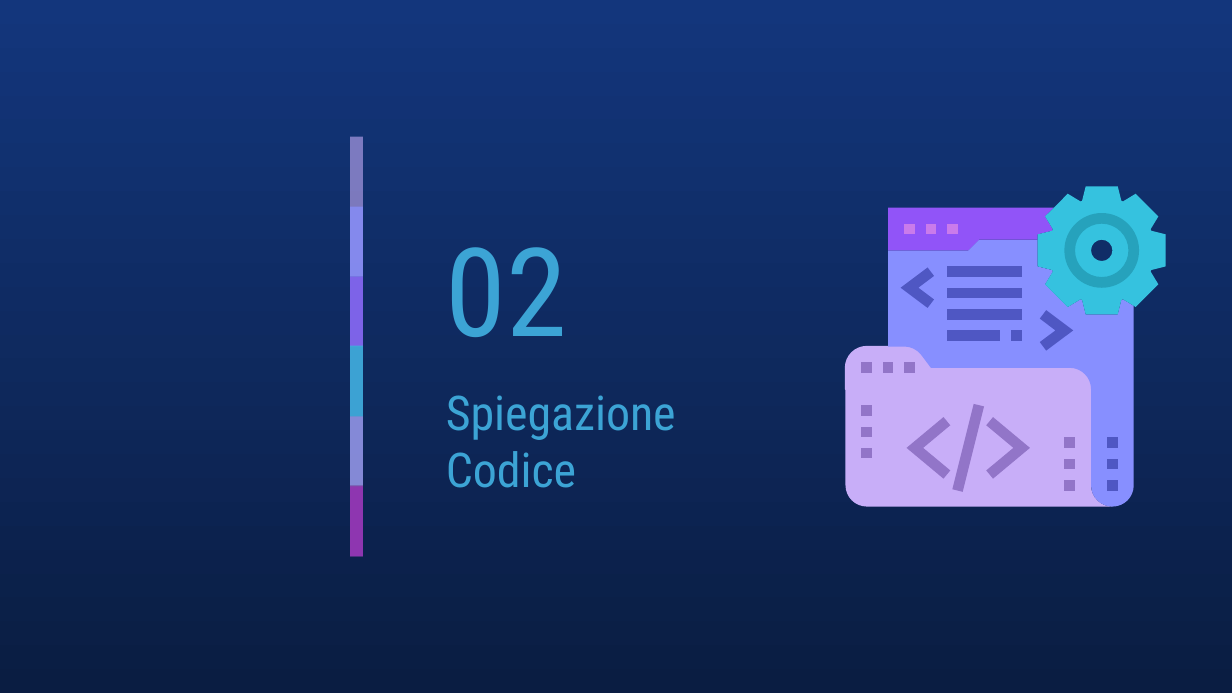
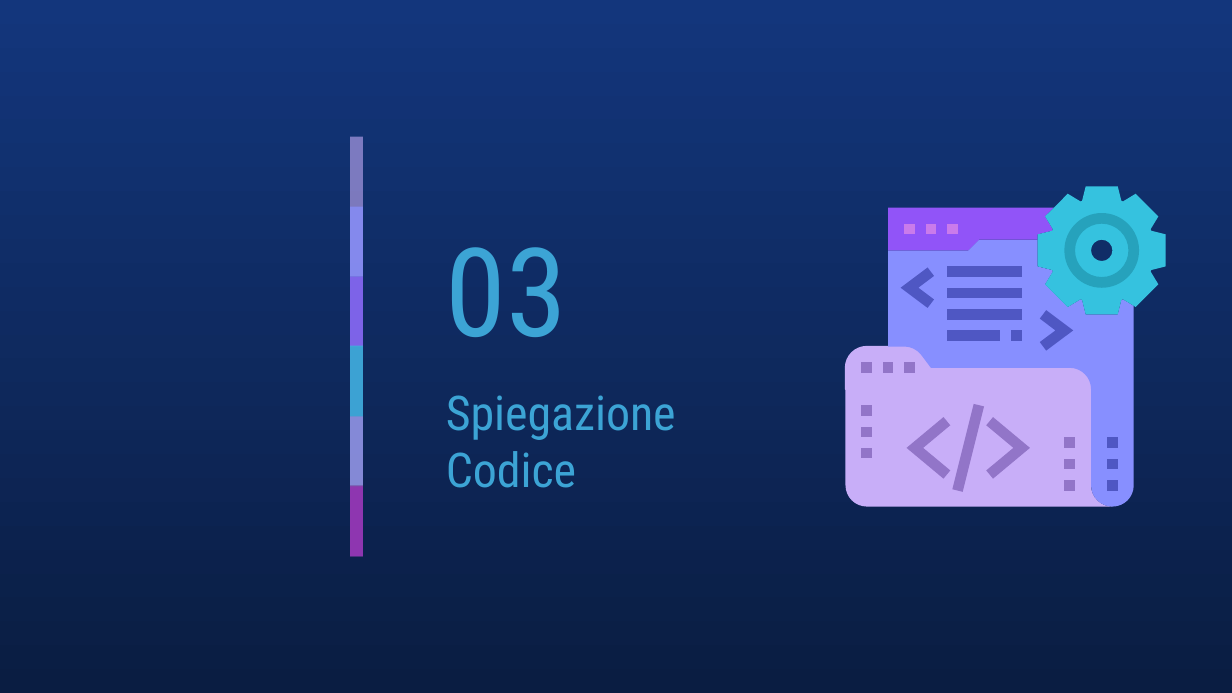
Before and after one commit to LorenzoBastianelli/Progetto_Maratona, a slide deck: slide 7 of File/ProgettoMaratonaBastianelli_Fiore.pptx (slide 5 before the commit). Drawn at 1232x693 pixels with LibreOffice and Linux fonts; fonts in the diff are those of the drawing. Boxes give left, top, right and bottom in pixels: in the first picture for what was removed or moved away, otherwise in the second. Text is boxed around its words. In the diff, an @@ line names an element or a change of style, - is before the commit and + after.

```diff
--- a/File/ProgettoMaratonaBastianelli_Fiore.pptx
+++ b/File/ProgettoMaratonaBastianelli_Fiore.pptx
@@ title at (446,247,567,337): text changed @@
-02
+03
```
Also in this commit, not shown: 2 other slides changed, 5 slides added, 5 slides removed, 3 other files.
